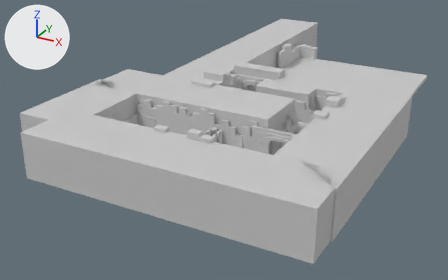
What one commit did to the FBX model Game/Assets/modelData/stage.FBX.
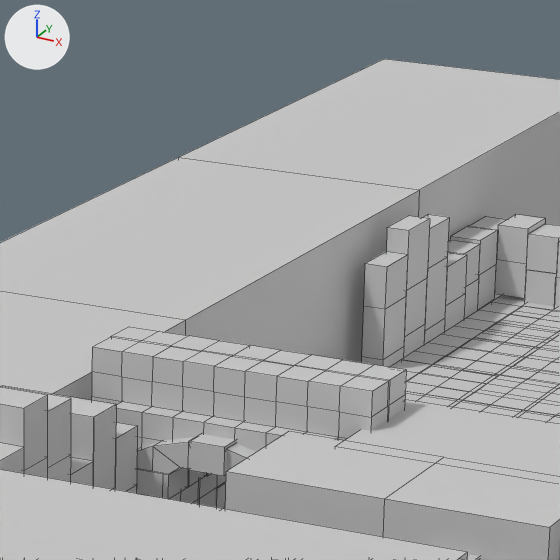
The first picture shows the older version from a camera (50 mm lens) standing at (33.0, -53.4, 29.5) and looking at (-4.9, 15.4, -4.9). The close-ups show both versions on the part from 49% to 69% of the width and 3% to 36% of the height of that picture; other places that the commit changed are outside them. The lights are fixed; the arrows at upper left show +X, +Y and +Z. The close-ups show mesh edges as thin lines. Where no turn or scale is listed for an object, it has been applied to the vertices.

Objects in the first close-up: 'Block 1x2_001', 'Block 1x2_005', 'Block 1x2_006', 'Block 1x3_001', 'Block Ruin Wall 009', 'Block Ruin Wall 9_005', 'Corner Blocks 004', 'Gate 1_001', 'Gate 1_002', 'Ground + Mix 8x8_010', 'Ground Stones Tile 1x1005', 'Ground Stones Tiles 5x011'.
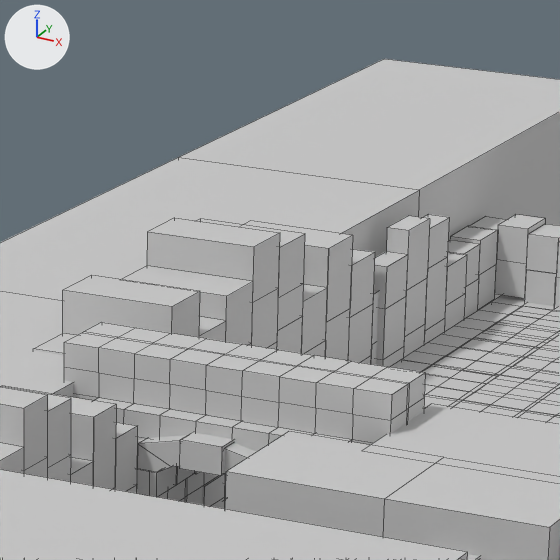
Edits to the bpy script that builds the scene:
```text
Add me_mesh_088_1:
    me_mesh_088_1.from_pydata(...)  # 166 vertices, 95 faces; spans x -1.43..1.43, y -7.21..7.21, z -0.51..5.47
    me_mesh_088_1.materials.append(mat_01___default)  # its picture is missing
Change ob_gate_1_002:
    ob_gate_1_002.location: (-2.3, 20.73, -0.15) -> (-2.43, 20.73, -0.15)
    ob_gate_1_002.scale: (0.381, 0.29, 0.47) -> (0.446, 0.29, 0.47)
Change ob_gate_1_001:
    ob_gate_1_001.location: (-2.3, 20.8, -0.15) -> (-2.43, 20.8, -0.15)
    ob_gate_1_001.scale: (0.381, 0.29, 0.47) -> (0.446, 0.29, 0.47)
Add ob_block_ruin_wall_9_007:
    ob_block_ruin_wall_9_007 = bpy.data.objects.new('Block Ruin Wall 9_007', me_mesh_088_1)
    ob_block_ruin_wall_9_007.location = (-6.75, 28.77, -0.41)
```

Where the change shows, as pixel boxes [x1, y1, x2, y2] in the close-ups (560 x 560 px):
'Block Ruin Wall 9_007', added: after [33, 218, 379, 365]
'Gate 1_001', moved, rescaled (16% wider): before [92, 337, 389, 504]; after [64, 333, 409, 502]
'Gate 1_002', moved, rescaled (16% wider): before [111, 327, 406, 509]; after [82, 322, 425, 509]
